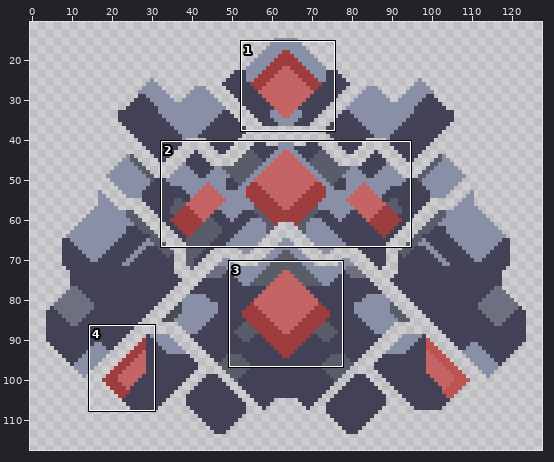
File history of a sprite sheet, sprites/units/malefictor.png. Above: a wide view before the commit, with the close-up outlined.
Close-up. Before the edit:
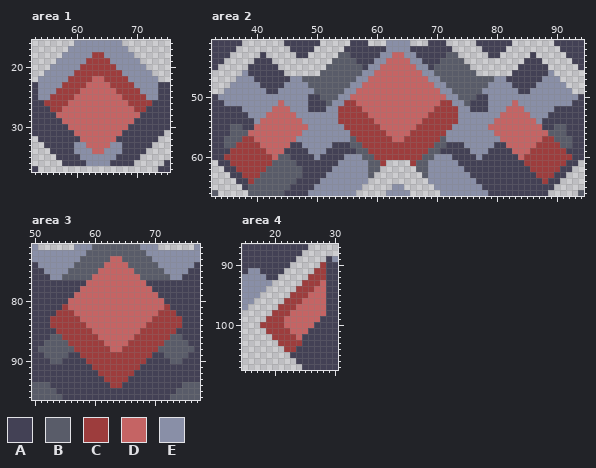
The file is 128x128 pixels. Shown: area 1: x 53..75, y 16..37; area 2: x 33..94, y 41..66; area 3: x 50..77, y 71..96; area 4: x 15..30, y 87..107. The wide view leaves out empty margins. The commit also changed other parts of the picture, which this record leaves out.
Palette (. is transparent): A #434155  B #595c69  C #9d3d3d  D #c56464  E #898fa7
Pixels before, area 1, first column x 53:
16 .......EEEEEEEE........
17 ......EEEEEEEEEE.......
18 .....EEEEECCEEEEE......
19 ....EEEEECCCCEEEEE.....
20 ...EEEEECCCCCCEEEEE....
21 ..EEEEECCCCCCCCEEEEE...
22 .EEEEECCCCDDCCCCEEEEE..
23 AEEEECCCCDDDDCCCCEEEEAA
24 AEEECCCCDDDDDDCCCCEEEAA
25 AEECCCCDDDDDDDDCCCCEEAA
26 AACCCCDDDDDDDDDDCCCCAAA
27 AAACCDDDDDDDDDDDDCCAAAA
28 AAAADDDDDDDDDDDDDDAAAAA
29 AAAAADDDDDDDDDDDDAAAAAA
30 AAAAAADDDDDDDDDDAAAAAAA
31 AAAAAAADDDDDDDDAAAAAAA.
32 .AAAAAAADDDDDDAAAAAAA..
33 ..AAAAAEEDDDDEEAAAAA...
34 ...AAAAEEEDDEEEAAAA....
35 ....AAAAEEEEEEAAAA.....
36 .....AAAAEEEEAAAA.....A
37 A....................AA
Pixels before, area 2, first column x 33:
41 AAAAA.......AAAAAA.....AAA...EEEE...AAA.....AAAAAA.......AAAAA
42 AAAA.........AAAA.....AAAAAAAEEEEAAAAAAA.....AAAA.........AAAA
43 AAA.....A.....AA.....BBAAAAAEEDDEEAAAAABB.....AA.....A.....AAA
44 AA.....AAA..........BBBBAAAEEDDDDEEAAABBBB..........AAA.....AA
45 A.....AAAAA........BBBBBBAEEDDDDDDEEABBBBBB........AAAAA.....A
46 .....EAAAAAA......BBBBBBBEEDDDDDDDDEEBBBBBBB......AAAAAAE.....
47 ....EEEAAAAAAEEBBBBBBBBBEEDDDDDDDDDDEEBBBBBBBBBEEAAAAAAEEE....
48 ...EEEEEAAAAEEEEBBBBBBBEEDDDDDDDDDDDDEEBBBBBBBEEEEAAAAEEEEE...
49 ..EEEEEEEAAEEEEEEBBBBBEEDDDDDDDDDDDDDDEEBBBBBEEEEEEAAEEEEEEE..
50 AEEEEEEEEEEEEEEEAABBBEEDDDDDDDDDDDDDDDDEEBBBAAEEEEEEEEEEEEEEEA
51 AAEEEEEEEEEDEEEEAAABEECCDDDDDDDDDDDDDDCCEEBAAAEEEEDEEEEEEEEEAA
52 AAAAAEEEEEDDDEEEAAAEECCCCDDDDDDDDDDDDCCCCEEAAAEEEDDDEEEEEAAAAA
53 AAAAAAEEEDDDDDEEEEEEECCCCCDDDDDDDDDDCCCCCEEEEEEEDDDDDEEEAAAAAA
54 AAAAAAAEDDDDDDDEEEEEECCCCCCDDDDDDDDCCCCCCEEEEEEDDDDDDDEAAAAAAA
55 AAABBAADDDDDDDDDEEEEEECCCCCCDDDDDDCCCCCCEEEEEEDDDDDDDDDAABBAAA
56 AAABBBDDDDDDDDDEEEEEEEECCCCCCDDDDCCCCCCEEEEEEEEDDDDDDDDDBBBAAA
57 AABBBCCDDDDDDDEEEEEEEEEBCCCCCCDDCCCCCCBEEEEEEEEEDDDDDDDCCBBBAA
58 AABBCCCCDDDDDAAEEEEEAAABBCCCCCCCCCCCCBBAAAEEEEEAADDDDDCCCCBBAA
59 AAACCCCCCDDDAAAAEEEAAAAABBCCCCCCCCCCBBAAAAAEEEAAAADDDCCCCCCAAA
60 AACCCCCCCCDBBAAAAEAAAAEEEBBCCCCCCCCBBEEEAAAAEAAAAAADCCCCCCCCAA
61 .AACCCCCCCBBBBAAAAAAAEEEEEBBC....CBBEEEEEAAAAAAAAAAACCCCCCCAA.
62 ..AACCCCCBBBBBBAAAAAEEEEEEBB......BBEEEEEEAAAAAAAAAAACCCCCAA..
63 ...AACCCBBBBBBBAAAAEEEEEEEB........BEEEEEEEAAAAAAAAAAACCCAA...
64 ....AACBBBBBBBAAAAEEEEEEEE..........EEEEEEEEAAAAAAAAAAACAA....
65 .....ABBBBBBBAAAAEEEEEEEE.....EE.....EEEEEEEEAAAAAAAAAAAA.....
66 B.....BBBBBBAAAAEEEEEEEE.....EEEE.....EEEEEEEEAAAAAAAAAA.....B
Pixels before, area 3, first column x 50:
71 E......EEEBBBBBBBBEEE......E
72 EEEEEEEEEBBBBBBBBBBEEEEEEEEE
73 EEEEEEEEBBBBBDDBBBBBEEEEEEEE
74 AEEEEEEBBBBBDDDDBBBBBEEEEEEA
75 AAEEEEBBBBBDDDDDDBBBBBEEEEAA
76 AAAEEBBBBBDDDDDDDDBBBBBEEAAA
77 AAAAAAAAADDDDDDDDDDAAAAAAAAA
78 AAAAAAAADDDDDDDDDDDDAAAAAAAA
79 AAAAAAADDDDDDDDDDDDDDAAAAAAA
80 AAAAAADDDDDDDDDDDDDDDDAAAAAA
81 AAAAACDDDDDDDDDDDDDDDDCAAAAA
82 AAAACCCDDDDDDDDDDDDDDCCCAAAA
83 AAACCCCCDDDDDDDDDDDDCCCCCAAA
84 AAACCCCCCDDDDDDDDDDCCCCCCAAA
85 AAAACCCCCCDDDDDDDDCCCCCCAAAA
86 AAABBCCCCCCDDDDDDCCCCCCBBAAA
87 AABBBBCCCCCCDDDDCCCCCCBBBBAA
88 ABBBBBBCCCCCCDDCCCCCCBBBBBBA
89 AABBBBAACCCCCCCCCCCCAABBBBAA
90 AAABBAAAACCCCCCCCCCAAAABBAAA
91 AAAAAAAAAACCCCCCCCAAAAAAAAAA
92 AAAAAAAAAAACCCCCCAAAAAAAAAAA
93 AAAAAAAAAAAACCCCAAAAAAAAAAAA
94 BBBAAAAAAAAAACCAAAAAAAAAABBB
95 BBBBAAAAAAAAAAAAAAAAAAAABBBB
96 BBBBBAAAAAAAAAAAAAAAAAABBBBB
Pixels before, area 4, first column x 15:
 87 AAAAAAAAAAA.....
 88 AAAAAAAAAA......
 89 AAAAAAAAA.....AE
 90 AAAAAAAA.....CAA
 91 AEEAAAA.....CCAA
 92 EEEEAA.....CCCAA
 93 EEEEE.....CCCDAA
 94 EEEE.....CCCDDAA
 95 EEE.....CCCDDDAA
 96 EE.....CCCDDDDAA
 97 E.....CCCDDDDDAA
 98 .....CCCDDDDDDAA
 99 ....CCCDDDDDDAAA
100 ...CCCCDDDDDAAAA
101 ....CCCCDDDAAAAA
102 .....CCCCDAAAAAA
103 ......CCCCAAAAAA
104 .......CCAAAAAAA
105 ........AAAAAAAA
106 .........AAAAAAA
107 ..........AAAAAA
After:
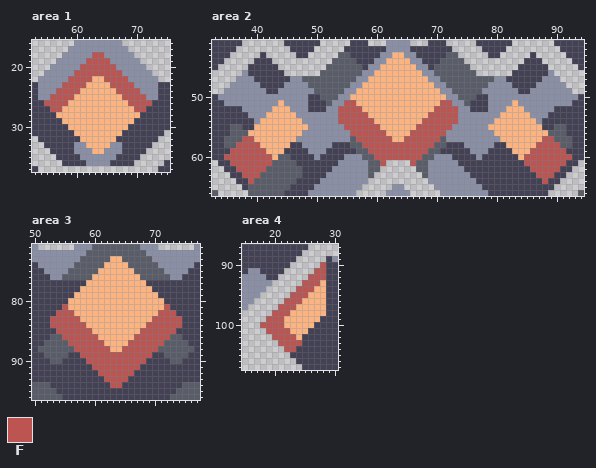
Colours new in this view: F #bc5452
Difference:
colour D: #c56464 -> #fdb380
Area 1:
y 18: x 63..64 CC -> FF
y 19: x 62..65 CCCC -> FFFF
y 20: x 61..66 CCCCCC -> FFFFFF
y 21: x 60..67 CCCCCCCC -> FFFFFFFF
y 22: x 59..62 CCCC -> FFFF; x 65..68 CCCC -> FFFF
y 23: x 58..61 CCCC -> FFFF; x 66..69 CCCC -> FFFF
y 24: x 57..60 CCCC -> FFFF; x 67..70 CCCC -> FFFF
y 25: x 56..59 CCCC -> FFFF; x 68..71 CCCC -> FFFF
y 26: x 55..58 CCCC -> FFFF; x 69..72 CCCC -> FFFF
y 27: x 56..57 CC -> FF; x 70..71 CC -> FF
Area 2:
y 51: x 55..56 CC -> FF; x 71..72 CC -> FF
y 52: x 54..57 CCCC -> FFFF; x 70..73 CCCC -> FFFF
y 53: x 54..58 CCCCC -> FFFFF; x 69..73 CCCCC -> FFFFF
y 54: x 54..59 CCCCCC -> FFFFFF; x 68..73 CCCCCC -> FFFFFF
y 55: x 55..60 CCCCCC -> FFFFFF; x 67..72 CCCCCC -> FFFFFF
y 56: x 56..61 CCCCCC -> FFFFFF; x 66..71 CCCCCC -> FFFFFF
y 57: x 38..39 CC -> FF; x 57..62 CCCCCC -> FFFFFF; x 65..70 CCCCCC -> FFFFFF; x 88..89 CC -> FF
y 58: x 37..40 CCCC -> FFFF; x 58..69 CCCCCCCCCCCC -> FFFFFFFFFFFF; x 87..90 CCCC -> FFFF
y 59: x 36..41 CCCCCC -> FFFFFF; x 59..68 CCCCCCCCCC -> FFFFFFFFFF; x 86..91 CCCCCC -> FFFFFF
y 60: x 35..42 CCCCCCCC -> FFFFFFFF; x 60..67 CCCCCCCC -> FFFFFFFF; x 85..92 CCCCCCCC -> FFFFFFFF
y 61: x 36..42 CCCCCCC -> FFFFFFF; x 61 C -> F; x 66 C -> F; x 85..91 CCCCCCC -> FFFFFFF
y 62: x 37..41 CCCCC -> FFFFF; x 86..90 CCCCC -> FFFFF
y 63: x 38..40 CCC -> FFF; x 87..89 CCC -> FFF
y 64: x 39 C -> F; x 88 C -> F
Area 3:
y 81: x 55 C -> F; x 72 C -> F
y 82: x 54..56 CCC -> FFF; x 71..73 CCC -> FFF
y 83: x 53..57 CCCCC -> FFFFF; x 70..74 CCCCC -> FFFFF
y 84: x 53..58 CCCCCC -> FFFFFF; x 69..74 CCCCCC -> FFFFFF
y 85: x 54..59 CCCCCC -> FFFFFF; x 68..73 CCCCCC -> FFFFFF
y 86: x 55..60 CCCCCC -> FFFFFF; x 67..72 CCCCCC -> FFFFFF
y 87: x 56..61 CCCCCC -> FFFFFF; x 66..71 CCCCCC -> FFFFFF
y 88: x 57..62 CCCCCC -> FFFFFF; x 65..70 CCCCCC -> FFFFFF
y 89: x 58..69 CCCCCCCCCCCC -> FFFFFFFFFFFF
y 90: x 59..68 CCCCCCCCCC -> FFFFFFFFFF
y 91: x 60..67 CCCCCCCC -> FFFFFFFF
y 92: x 61..66 CCCCCC -> FFFFFF
y 93: x 62..65 CCCC -> FFFF
y 94: x 63..64 CC -> FF
Area 4:
y 90: x 28 C -> F
y 91: x 27..28 CC -> FF
y 92: x 26..28 CCC -> FFF
y 93: x 25..27 CCC -> FFF
y 94: x 24..26 CCC -> FFF
y 95: x 23..25 CCC -> FFF
y 96: x 22..24 CCC -> FFF
y 97: x 21..23 CCC -> FFF
y 98: x 20..22 CCC -> FFF
y 99: x 19..21 CCC -> FFF
y 100: x 18..21 CCCC -> FFFF
y 101: x 19..22 CCCC -> FFFF
y 102: x 20..23 CCCC -> FFFF
y 103: x 21..24 CCCC -> FFFF
y 104: x 22..23 CC -> FF
Boxes around the changes in both close-ups, in picture pixels (x1, y1, x2, y2):
changed: (44, 52, 152, 154)
changed: (338, 52, 458, 166)
changed: (224, 100, 308, 184)
changed: (488, 100, 572, 184)
changed: (50, 256, 182, 388)
changed: (260, 262, 326, 352)
